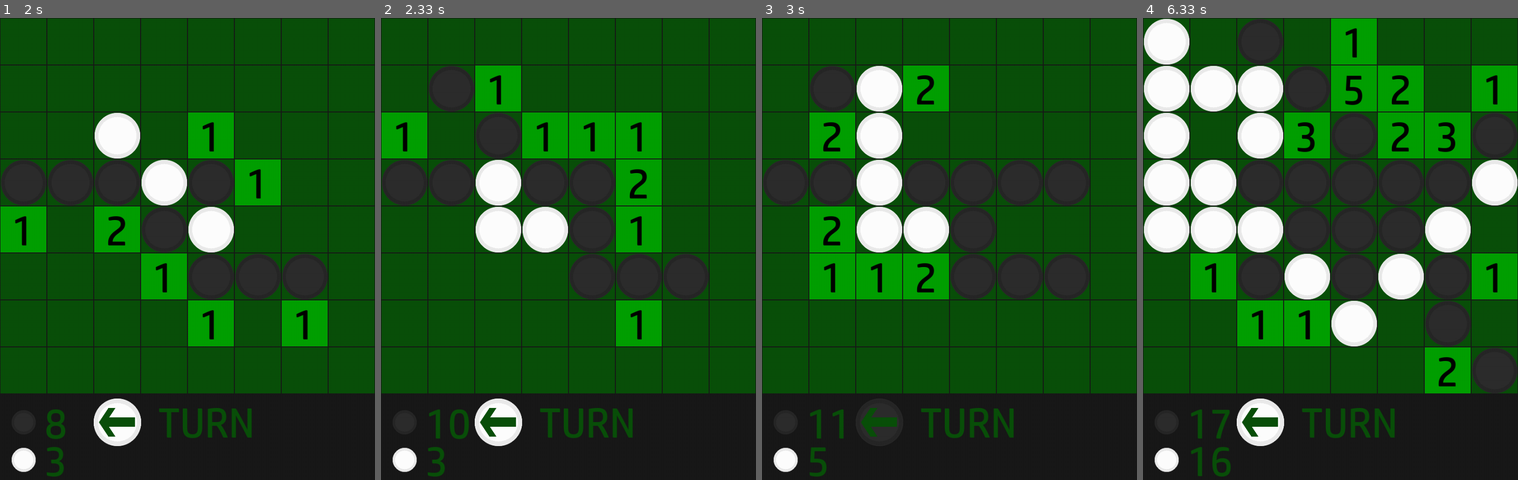
Above: before the commit, frames 1-4 (left to right).
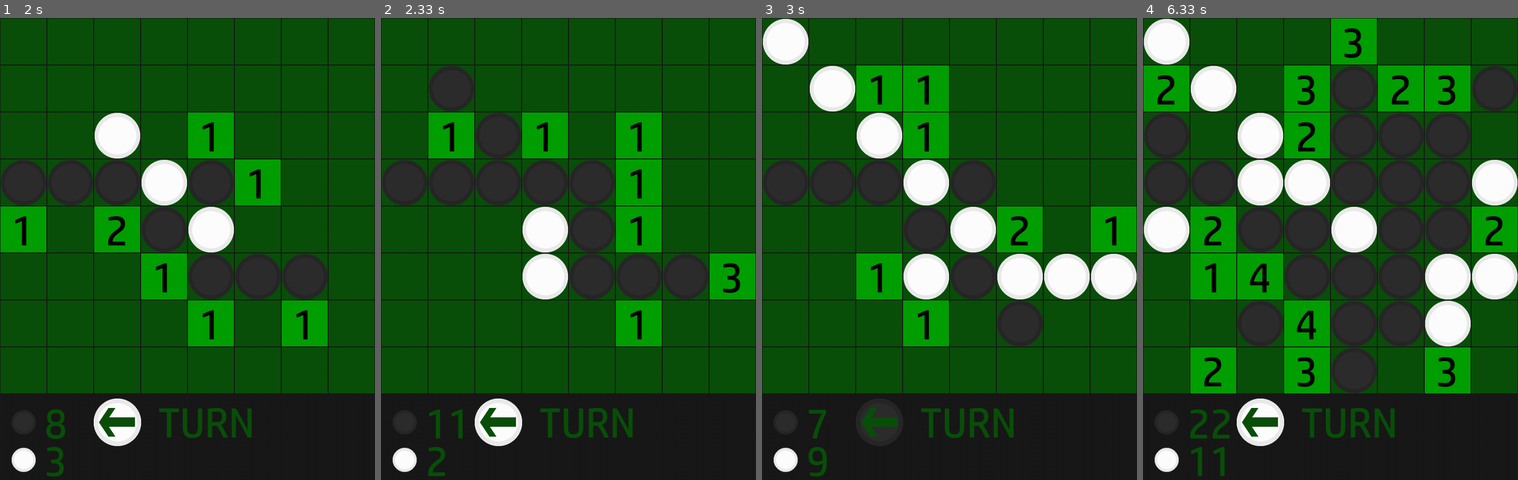
Above: after the commit, the same moments.

Repository: vitosotdihaet/Pygame-Reversi
Game: pygame game, started from main.py
Two runs of this game, one before a commit and one after it. Both use one fixed random seed, a clock stepped at 60 frames per second and the inputs below.
Inputs (mouse positions are in pixels of both pictures, inside the frame that each line leads up to):
- Up to frame 1 (2 s): click (187, 253) at 0.38 s
- Up to frame 2 (2.33 s): no input
- Up to frame 3 (3 s): no input
- Up to frame 4 (6.33 s): no input

Frame 1 is identical in both runs. In frame 2, 9.4% of the frame differs, in the area x 0-100%, y 10-100%; in frame 3, 24%; in frame 4, 36%, in the area x 0-100%, y 0-100%.

Commit message:
little ai changes

Diff:
--- a/main.py
+++ b/main.py
@@ -71,12 +71,12 @@
         board[3][4], board[4][3] = 2, 2
         return Board(board, True)
 
-    def print(self, txt='end'):
+    def print(self, text='end'):
         for row in range(8):
             for col in range(8):
                 print(self.grid[row][col], end="|")
             print()
-        print(txt)
+        print(text)
 
     def draw(self):
         for y, x in product(range(8), repeat=2):
@@ -184,24 +184,25 @@
         ogrid = self.grid
         ngrid = [[0 for _ in range(9)] for _ in range(9)]
         good_turns = []
+        best_step_ind = 0
         steps = self.moves()
 
         for i in range(len(steps[0])):
             for r, c in product(range(8), repeat=2):
                 ngrid[r][c] = ogrid[r][c]
             tboard = Board(ngrid, player)
-            xbest, ybest = 0, 0
-            maxis = [0, 0]
-
-            if wht_score + blk_score < 24:
+            xbest, ybest = -1, -1
+            maxis = [-1, -1]
+
+            if wht_score + blk_score < 32:
                 for x, y in tboard.moves()[0]:
                     for xc, yc in tboard.cell_can_eat(x, y):
-                        if abs(3.5 - xc) >= maxis[0] or abs(3.5 - yc) >= maxis[1]:
+                        if abs(3.5 - xc) > maxis[0] or abs(3.5 - yc) > maxis[1]:
                             xbest = steps[0][i][0]
                             ybest = steps[0][i][1]
                             maxis = [abs(3.5 - xc), abs(3.5 - yc)]
 
-            elif 24 <= wht_score + blk_score < 56:
+            elif 32 <= wht_score + blk_score < 56:
                 for x, y in tboard.moves()[0]:
                     if len(tboard.cell_can_eat(x, y)) > len(tboard.cell_can_eat(xbest, ybest)):
                         xbest = steps[0][i][0]
@@ -218,7 +219,7 @@
 
         # print(good_turns)
         best_step = 0
-        if good_turns == 0 or good_turns == [(0, 0) for _ in range(len(good_turns))]:
+        if good_turns == [] or good_turns == [(0, 0) for _ in range(len(good_turns))]:
             return tboard.choose_tog_turn(types_of_game[0])
 
         for i, coords in enumerate(good_turns):
@@ -226,6 +227,21 @@
             if best_step < len(t):
                 best_step_ind = i
                 best_step = len(t)
+
+        for i, coords in enumerate(good_turns):
+            if coords in [(0, 0), (0, 7), (7, 0), (7, 7)]:
+                return coords
+            if coords in [(1, 1), (1, 6), (6, 1), (6, 6)]:
+                best_step_ind += 1
+            if coords in [(0, 1), (1, 0), (0, 6), (6, 0),
+                        (1, 7), (7, 1), (6, 7), (7, 6)]:
+                t = tboard.cell_can_eat(good_turns[i][0], good_turns[i][1])
+                if best_step_ind == i and best_step * RISK_FACTOR < len(t):
+                    best_step_ind += 1
+                    best_step = len(t)
+
+        if best_step_ind > len(good_turns) - 1:
+            best_step_ind = 0
 
         return (good_turns[best_step_ind])
 
@@ -324,8 +340,8 @@
     PVP_BUTTON.draw((20, 20, 20))
     PVC_BUTTON.draw((20, 20, 20))
     CVC_BUTTON.draw((20, 20, 20))
-    BOT1_BEH.draw((20, 20, 20))
-    BOT2_BEH.draw((20, 20, 20))
+    BOT1_BUTTON.draw((20, 20, 20))
+    BOT2_BUTTON.draw((20, 20, 20))
 
     RGC_BUTTON.draw((20, 20, 20))
     DELAY_BUTTON.draw((20, 20, 20))
@@ -456,8 +472,8 @@
 CVC_BUTTON = Button((200, 0, 0), 100, 450, 600, 100, "CVC")
 RGC_BUTTON = Button((60, 0, 60), 100, 575, 275, 150, "RGC OFF")
 DELAY_BUTTON = Button((gray, gray, gray), 425, 575, 275, 150, "DELAY:\n" + str(delay_time))
-BOT1_BEH = Button((100, 100, 150), 100, 750, 275, 150, "BOT 1:\n" + bot1_beh)
-BOT2_BEH = Button((100, 100, 150), 425, 750, 275, 150, "BOT 2:\n" + bot2_beh)
+BOT1_BUTTON = Button((100, 100, 150), 100, 750, 275, 150, "BOT 1:\n" + bot1_beh)
+BOT2_BUTTON = Button((100, 100, 150), 425, 750, 275, 150, "BOT 2:\n" + bot2_beh)
 
 # MAIN_MENU
 def main_menu():
@@ -477,8 +493,8 @@
                 or CVC_BUTTON.is_over(mouse_pos)
                 or RGC_BUTTON.is_over(mouse_pos)
                 or DELAY_BUTTON.is_over(mouse_pos)
-                or BOT1_BEH.is_over(mouse_pos)
-                or BOT2_BEH.is_over(mouse_pos)
+                or BOT1_BUTTON.is_over(mouse_pos)
+                or BOT2_BUTTON.is_over(mouse_pos)
             ): pg.mouse.set_cursor(pg.SYSTEM_CURSOR_HAND)
             else: pg.mouse.set_cursor(pg.SYSTEM_CURSOR_ARROW)
 
@@ -523,10 +539,10 @@
                         delay_time = (delay_time + 50) % 550
                         gray = delay_time // 25 + 30
 
-                    elif BOT1_BEH.is_over(mouse_pos):
+                    elif BOT1_BUTTON.is_over(mouse_pos):
                         bbid1 = (bbid1 + 1) % len(types_of_game)
                         bot1_beh = types_of_game[bbid1]
-                    elif BOT2_BEH.is_over(mouse_pos):
+                    elif BOT2_BUTTON.is_over(mouse_pos):
                         bbid2 = (bbid2 + 1) % len(types_of_game)
                         bot2_beh = types_of_game[bbid2]
 
@@ -551,8 +567,8 @@
             else:
                 SET_DEFAULT_COLORS()
 
-            BOT1_BEH.text = "BOT 1:\n" + bot1_beh
-            BOT2_BEH.text = "BOT 2:\n" + bot2_beh
+            BOT1_BUTTON.text = "BOT 1:\n" + bot1_beh
+            BOT2_BUTTON.text = "BOT 2:\n" + bot2_beh
             DELAY_BUTTON.color = (gray, gray, gray)
             DELAY_BUTTON.text = "DELAY:\n" + str(delay_time)
 
